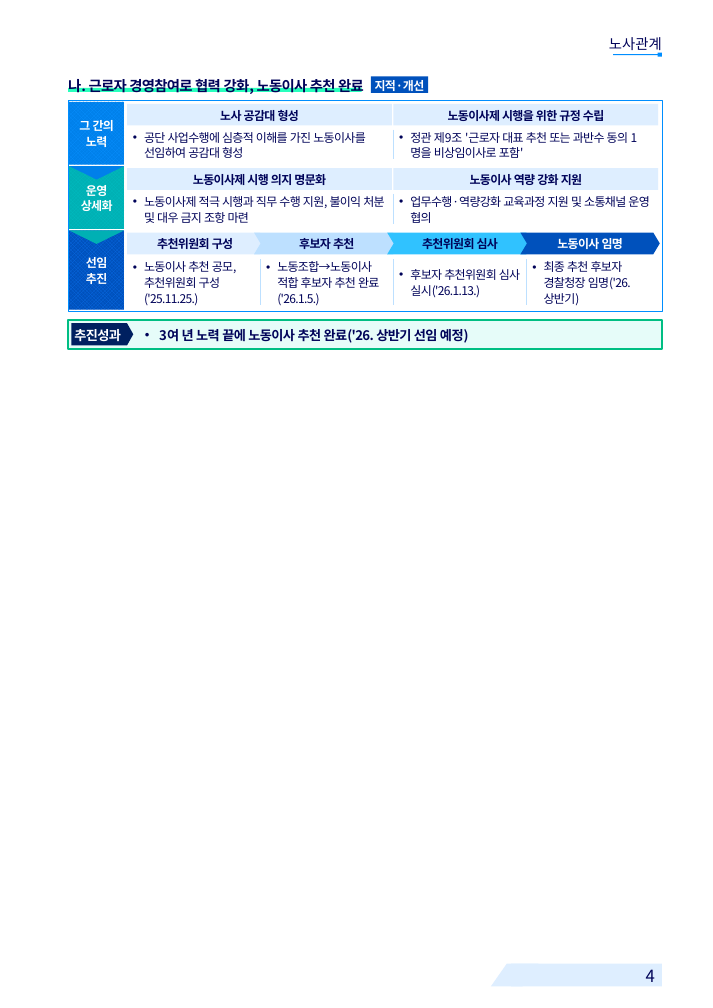
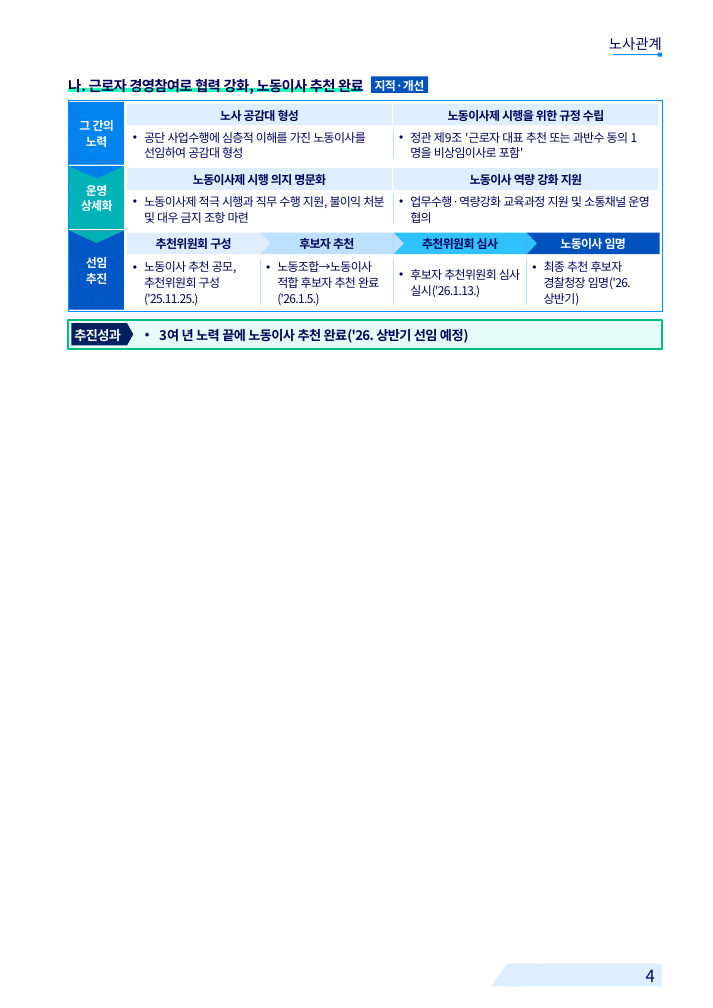
Before and after one commit to khjlsi-creator/claude, a slide deck: slide 4 of korad-경영평가-ppt/KORAD_경영평가_레이아웃_카탈로그_A4세로.pptx. Drawn at 713x1008 pixels with LibreOffice and Linux fonts; fonts in the diff are those of the drawing; background and template pictures are left out. Boxes give left, top, right and bottom in pixels: in the first picture for what was removed or moved away, otherwise in the second. Text is boxed around its words. In the diff, an @@ line names an element or a change of style, - is before the commit and + after.

```diff
--- a/korad-경영평가-ppt/KORAD_경영평가_레이아웃_카탈로그_A4세로.pptx
+++ b/korad-경영평가-ppt/KORAD_경영평가_레이아웃_카탈로그_A4세로.pptx
@@ rectangle "추천위원회 구성" resized from (x1=127, y1=233, x2=266, y2=254) to (x1=127, y1=233, x2=260, y2=254) @@
@@ rectangle "추천위원회 구성" at (x1=127, y1=233, x2=260, y2=254): pentagon arrow to rectangle @@
@@ rectangle "후보자 추천" resized from (x1=254, y1=233, x2=400, y2=254) to (x1=260, y1=233, x2=393, y2=254) @@
@@ freeform shape added at (x1=260, y1=233, x2=271, y2=254), fill #DEEEFF @@
@@ chevron to rectangle in 3 elements at (x1=527, y1=233, x2=660, y2=254), (x1=260, y1=233, x2=393, y2=254), (x1=393, y1=233, x2=526, y2=254) @@
@@ rectangle "추천위원회 심사" resized from (x1=387, y1=233, x2=533, y2=254) to (x1=393, y1=233, x2=526, y2=254) @@
@@ freeform shape added at (x1=393, y1=233, x2=403, y2=254), fill #BDE0FF @@
@@ rectangle "노동이사 임명" resized from (x1=520, y1=233, x2=660, y2=254) to (x1=527, y1=233, x2=660, y2=254) @@
@@ freeform shape added at (x1=527, y1=233, x2=537, y2=254), fill #30C2FF @@
```
Also in this commit, not shown: 5 other slides changed, 2 slides added, 9 other files.
